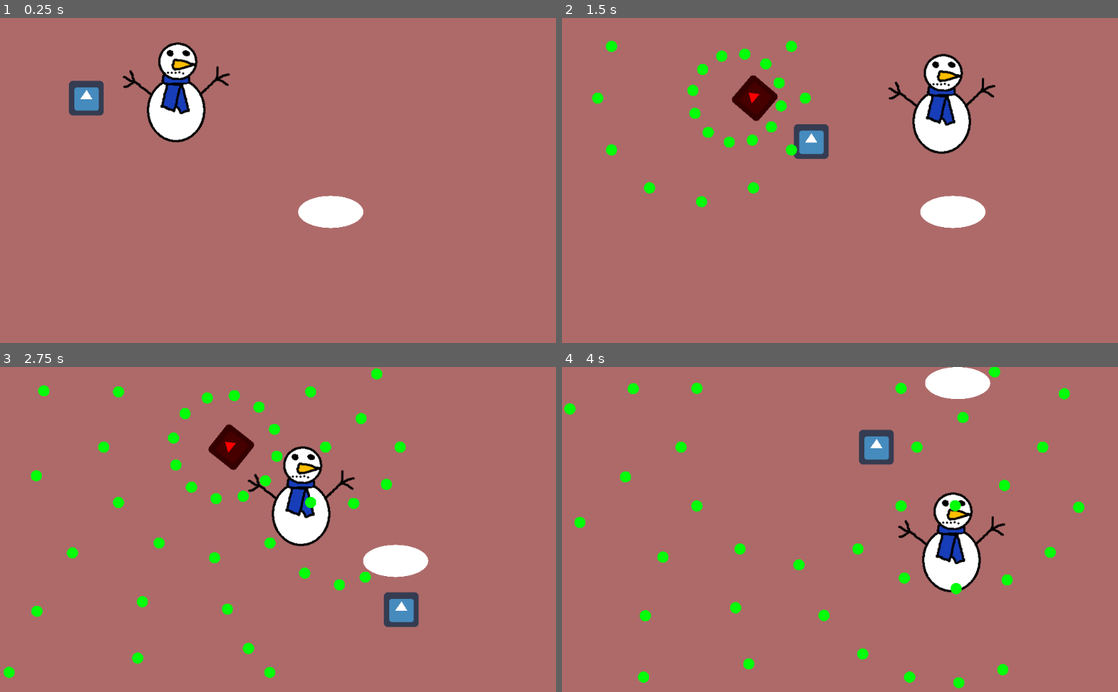
Above: before the commit, frames 1-4 (two rows, left to right).
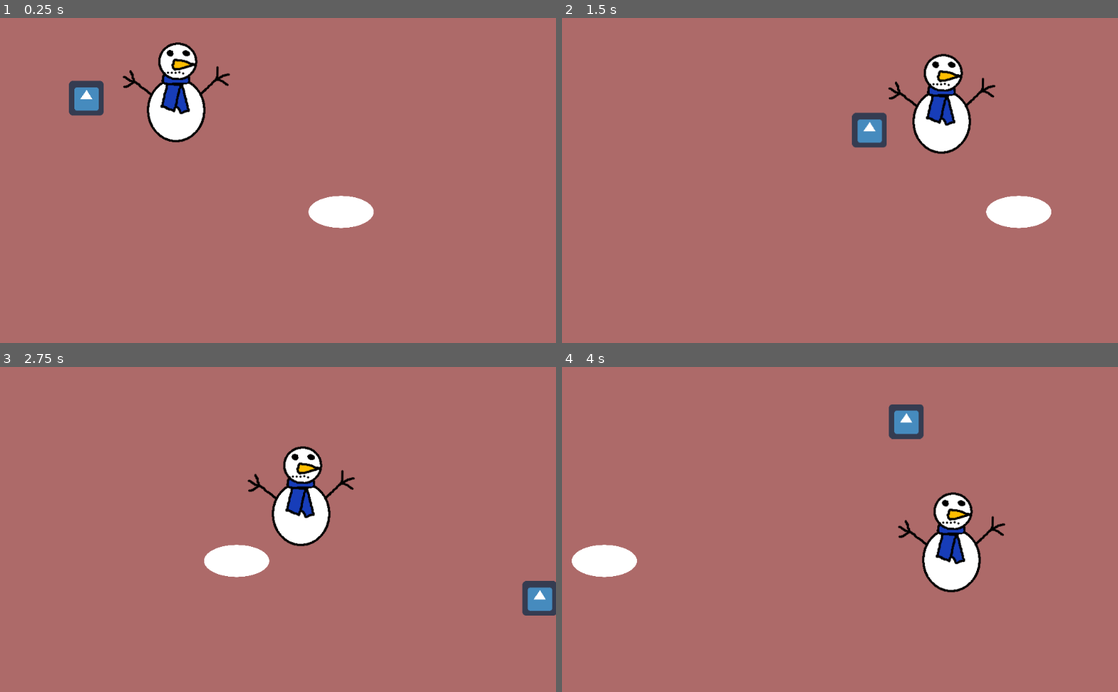
Above: after the commit, the same moments.

Repository: NicoJGutierrez/SmolElfBulletHell
Game: Godot game, scene res://scenes/TestScene.tscn
Two runs of this game, one before a commit and one after it. Both use one fixed random seed, a clock stepped at 60 frames per second and the inputs below. The engine's default icon, where the game draws it, is replaced by a stand-in: a white triangle on a blue panel in a dark square.
Inputs:
- Up to frame 1 (0.25 s): no input
- Up to frame 2 (1.5 s): hold D (right) 0.53-1.28 s; hold Shift (run, bound only after the commit) 0.53-1.28 s; hold S (down) from 1.28 s (still down); tap Shift (run, bound only after the commit) at 1.35 s
- Up to frame 3 (2.75 s): release S (down) at 2.03 s; hold D (right) from 2.03 s (still down); hold Shift (run, bound only after the commit) from 2.03 s (still down)
- Up to frame 4 (4 s): release D (right) at 2.78 s; release Shift (run, bound only after the commit) at 2.78 s; hold W (up) 2.78-3.53 s; tap Shift (run, bound only after the commit) at 2.85 s; hold A (left) from 3.53 s (still down); hold Shift (run, bound only after the commit) from 3.53 s (still down)

The runs differ from the first frame. In frame 1, 0.4% of the frame differs, in the area x 53-68%, y 54-65%; in frame 2, 5.1%; in frame 3, 6.1%, in the area x 0-100%, y 0-96%; in frame 4, 5.2%.

Commit message:
feat: pelota uwu + player run

Diff:
--- a/objects/Boss.tscn
+++ b/objects/Boss.tscn
@@ -18,9 +18,7 @@
 position = Vector2( 0, 21 )
 scale = Vector2( 1, 1.12 )
 shape = SubResource( 1 )
-disabled = true
 
 [node name="CollisionShape2D2" type="CollisionShape2D" parent="."]
 position = Vector2( 2, -68 )
 shape = SubResource( 2 )
-disabled = true
--- a/objects/Player.gd
+++ b/objects/Player.gd
@@ -27,12 +27,15 @@
 		motion.x += 1
 	if Input.is_action_pressed("left"):
 		motion.x -= 1
+	motion = motion.normalized()
+	if Input.is_action_pressed("run"):
+		motion.x = 2 * motion.x
+		motion.y = 2 * motion.y
 
-	motion = motion.normalized()
 # warning-ignore:unused_variable
 	var detector_de_colisiones = move_and_slide(motion * movespeed)
 
 	reload_time -= delta
 	if reload_time <= 0:
-		shooter.shoot_to_tree(300, 3, bullet_scene)
+		#shooter.shoot_to_tree(300, 3, bullet_scene)
 		reload_time = 1/rate_of_fire
--- a/project.godot
+++ b/project.godot
@@ -40,6 +40,11 @@
 "events": [ Object(InputEventKey,"resource_local_to_scene":false,"resource_name":"","device":0,"alt":false,"shift":false,"control":false,"meta":false,"command":false,"pressed":false,"scancode":0,"physical_scancode":68,"unicode":0,"echo":false,"script":null)
  ]
 }
+run={
+"deadzone": 0.5,
+"events": [ Object(InputEventKey,"resource_local_to_scene":false,"resource_name":"","device":0,"alt":false,"shift":false,"control":false,"meta":false,"command":false,"pressed":false,"scancode":0,"physical_scancode":16777237,"unicode":0,"echo":false,"script":null)
+ ]
+}
 
 [physics]
 
--- a/scenes/TestScene.tscn
+++ b/scenes/TestScene.tscn
@@ -9,6 +9,10 @@
 
 [sub_resource type="RectangleShape2D" id=2]
 extents = Vector2( 28.0003, 572 )
+
+[sub_resource type="PhysicsMaterial" id=4]
+rough = true
+bounce = 1.0
 
 [sub_resource type="Curve2D" id=3]
 _data = {
@@ -50,6 +54,9 @@
 
 [node name="Pelota" parent="." instance=ExtResource( 4 )]
 position = Vector2( 536, 358 )
+physics_material_override = SubResource( 4 )
+linear_damp = -1.0
+angular_damp = -1.0
 
 [node name="Path2D" type="Path2D" parent="."]
 curve = SubResource( 3 )
Not shown: 1 places in scenes/TestScene.tscn that only renumber resources
